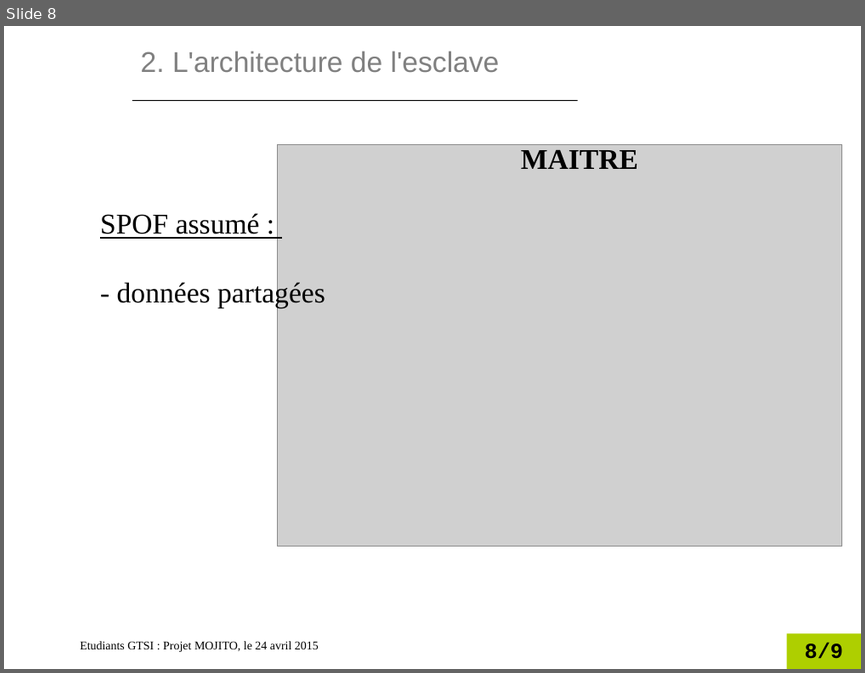
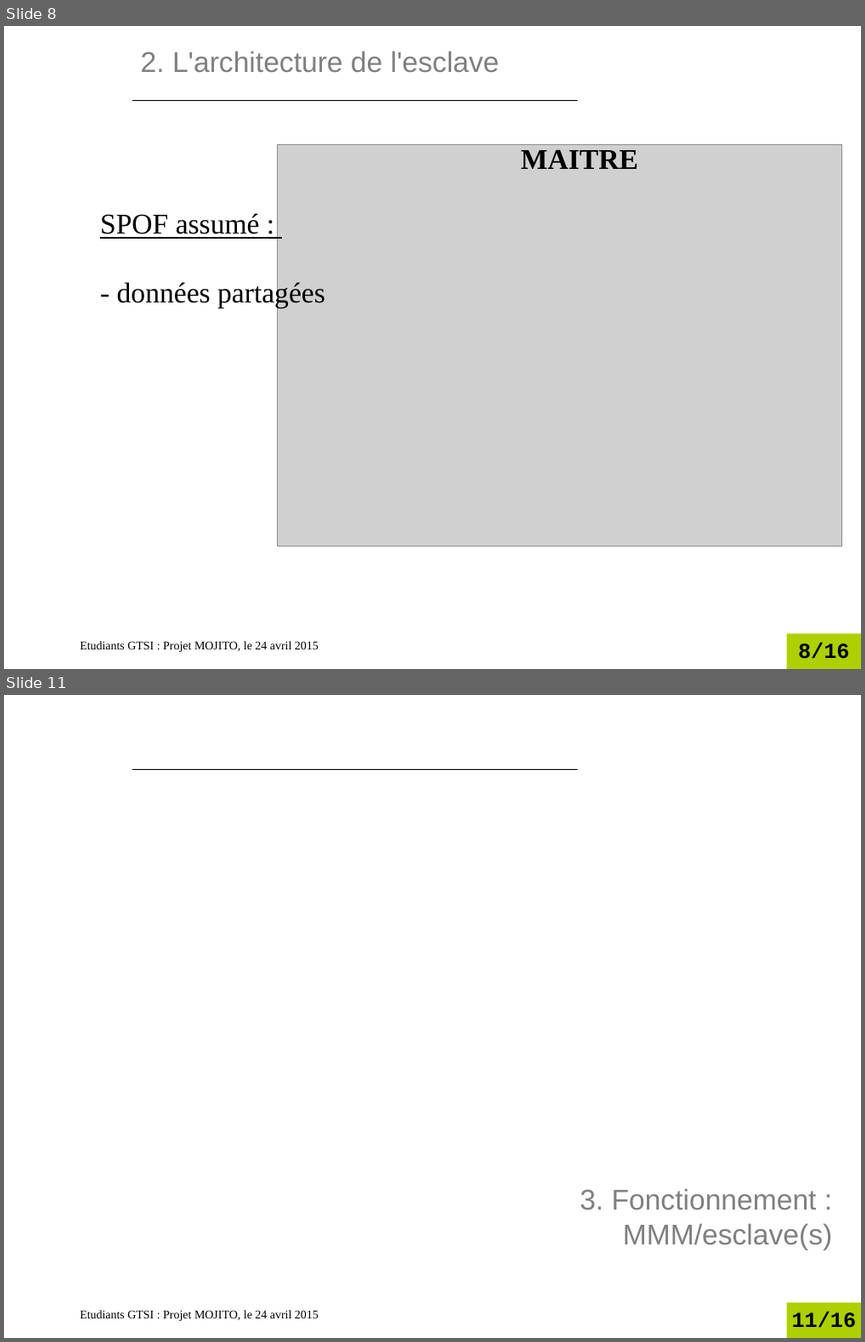
Before and after one commit to Nomelihp/Opium, a slide deck: doc/diaporama/Presentation_2404.odp. Shown one above the other, each under a label of ours: slide 8 before the commit, slides 8 and 11 after it; the slides between them are not shown. The pictures are 865x673 and 865x1342 pixels, drawn with LibreOffice and Linux fonts; fonts in the diff are those of the drawing; grey boxes stand for pictures; background and template pictures are left out. Boxes give left, top, right and bottom in pixels: in the first picture for what was removed or moved away, otherwise in the second. Text is boxed around its words. In the diff, an @@ line names an element or a change of style, - is before the commit and + after.

```diff
--- a/doc/diaporama/Presentation_2404.odp
+++ b/doc/diaporama/Presentation_2404.odp
@@ slide 11 added at bbox=[4, 695, 861, 1338], background picture (left out); not listed: 2 template elements that a slide beside it also shows @@
@@ line added from (132, 770) to (577, 770), #000000 0.74 pt @@
@@ title added at bbox=[579, 1188, 832, 1250], 24 pt, text #808080 @@
+3. Fonctionnement :
+MMM/esclave(s)
@@ page number at bbox=[798, 641, 849, 658]: text changed @@
-8/9
+8/16
```
Also in this commit, not shown: 1 slide changed, 6 other slides added, 3 other files.
